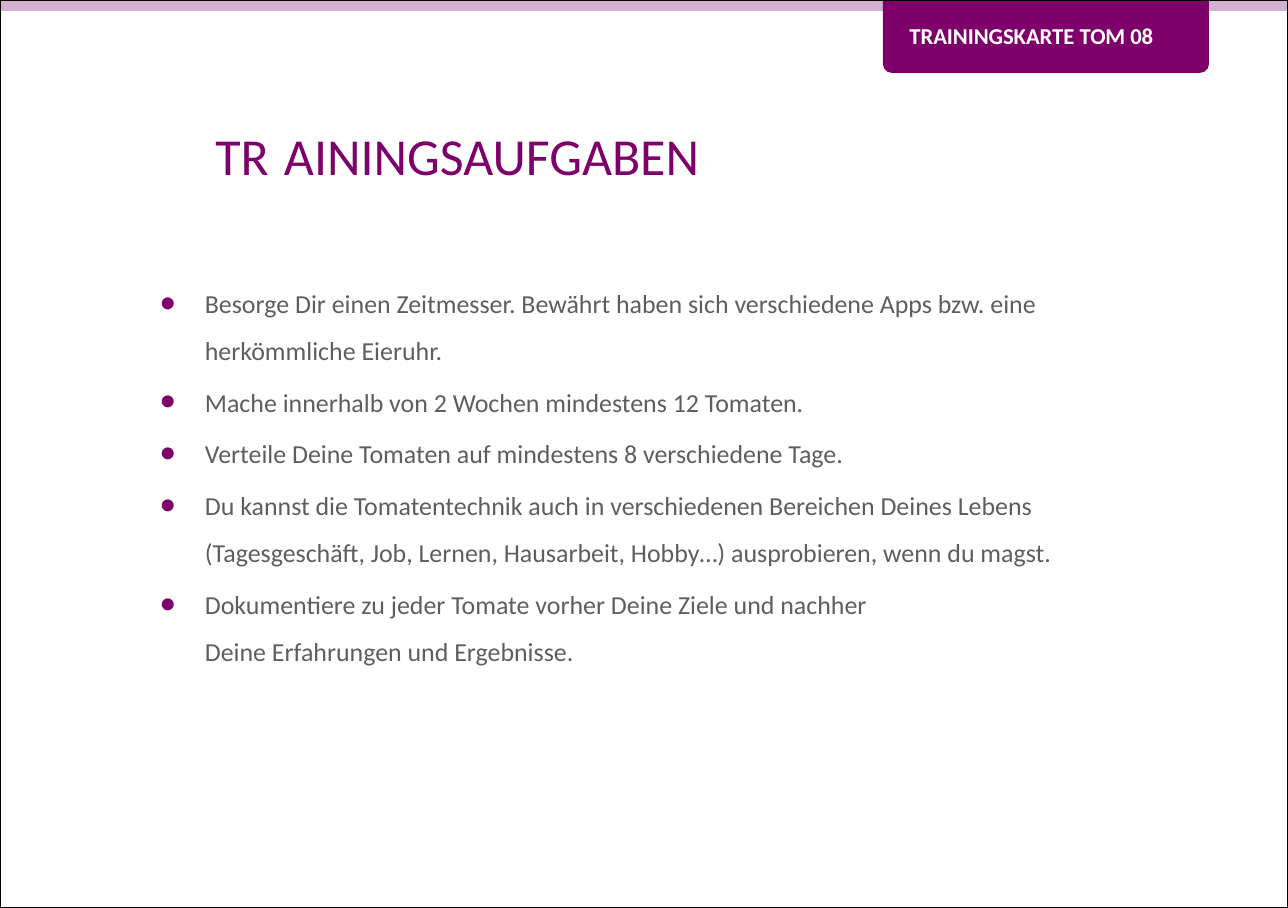
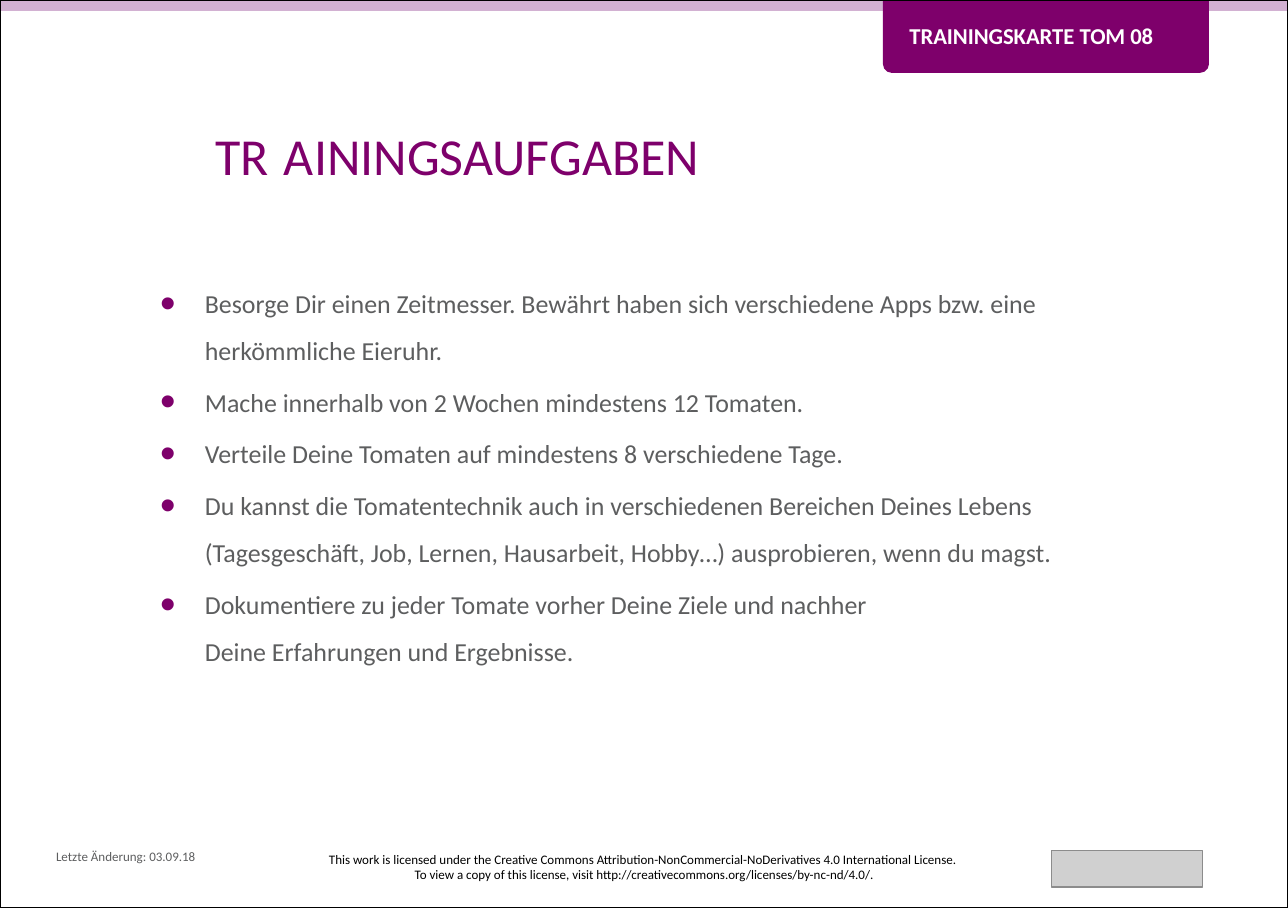
Before and after one commit to Teamtool/training-materials, a slide deck: slide 2 of training-cards/music moves/Tomatoes (TOM)/ger/apprentice/ger_TOM_08_Aufdrehen-fertig-los_MM_A.pptx. Drawn at 1288x908 pixels with LibreOffice and Linux fonts; fonts in the diff are those of the drawing; grey boxes stand for pictures; background and template pictures are left out. Boxes give left, top, right and bottom in pixels: in the first picture for what was removed or moved away, otherwise in the second. Text is boxed around its words. In the diff, an @@ line names an element or a change of style, - is before the commit and + after.

```diff
--- a/training-cards/music moves/Tomatoes (TOM)/ger/apprentice/ger_TOM_08_Aufdrehen-fertig-los_MM_A.pptx
+++ b/training-cards/music moves/Tomatoes (TOM)/ger/apprentice/ger_TOM_08_Aufdrehen-fertig-los_MM_A.pptx
@@ text added at box(56, 850, 195, 863), 6 pt, text #5D5E5F @@
+Letzte Änderung: 03.09.18
@@ text added at box(329, 855, 956, 882), 6 pt, text #000000 @@
+This work is licensed under the Creative Commons Attribution-NonCommercial-NoDerivatives 4.0 International License.
+To view a copy of this license, visit http://creativecommons.org/licenses/by-nc-nd/4.0/.
@@ picture added at box(1051, 850, 1202, 886) @@
```
Also in this commit, not shown: 1 other file.
